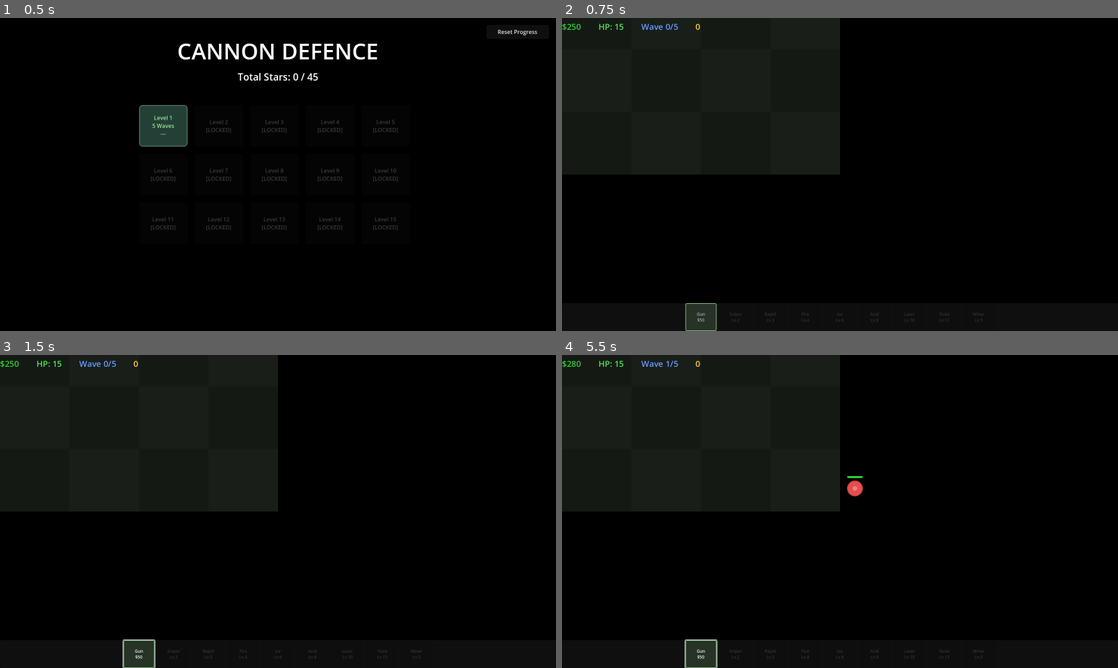
Above: before the commit, frames 1-4 (two rows, left to right).
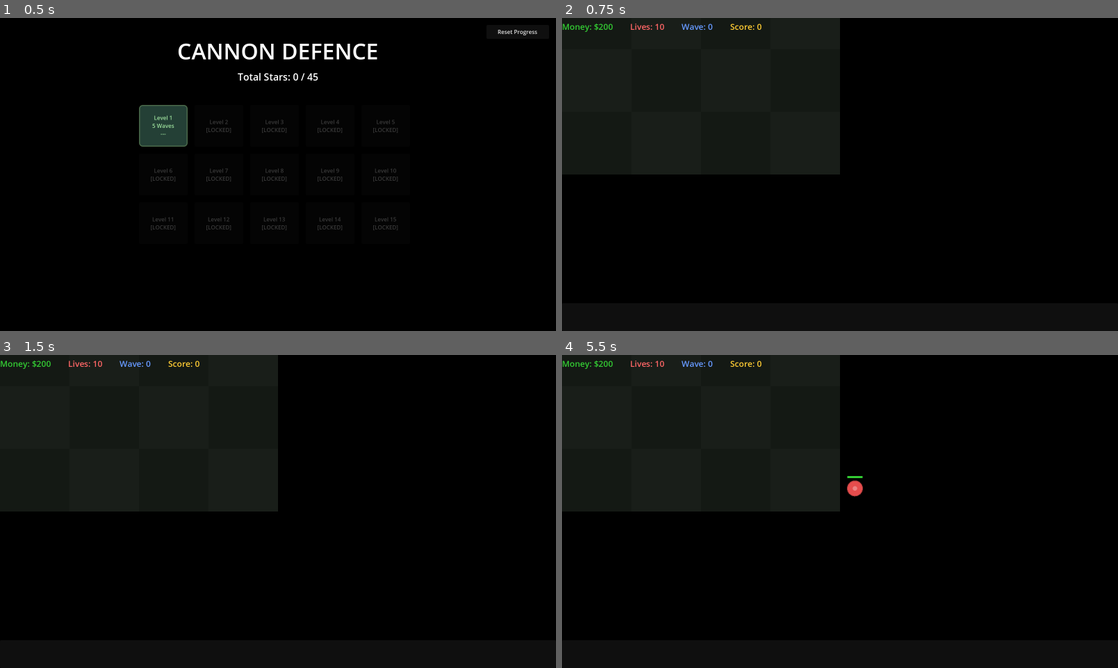
Above: after the commit, the same moments.

Repository: Krupnikas/cannonDefence
Game: Godot game, scene res://scenes/main_menu.tscn
The game is run twice, just before and just after one commit, with the same random seed, the same clock (stepped at 60 frames per second) and the same inputs.
Inputs (mouse positions are in pixels of both pictures, inside the frame that each line leads up to):
- Up to frame 1 (0.5 s): no input
- Up to frame 2 (0.75 s): click "Level 1 5 Waves ---" at 0.5 s
- Up to frame 3 (1.5 s): click (139, 655) at 1.25 s, where only the run before the commit has a clickable "Gun $50"
- Up to frame 4 (5.5 s): click (701, 655) at 2 s, where only the run before the commit has a clickable "Gun $50"; click (701, 655) at 2.75 s, where only the run before the commit has a clickable "Gun $50"; tap Enter at 3.5, 5 s; move the mouse to (962, 495) at 3.52 s; tap 1 at 3.6, 5.3 s; click (962, 495) at 3.67 s; tap 9 at 3.8, 4.35 s; tap Space at 4.25 s; move the mouse to (728, 527) at 4.27 s; click (728, 527) at 4.42 s; tap P at 4.55, 5.1 s; move the mouse to (895, 442) at 5.02 s; click (895, 442) at 5.17 s

Frame 1 is identical in both runs. In frame 2, 0.9% of the frame differs, in the area x 0-76%, y 1-100%; in frame 3, 0.9%; in frame 4, 0.9%.
Error after the commit: Parse Error: Cannot infer the type of "key" variable because the value doesn't have a set type. (res://scripts/hud.gd:31)

Commit message:
Add UI polish: keyboard shortcuts, pause menu, improved end panel
- Fix cannon button index bug when MINER is disabled (use metadata)
- Add keyboard shortcuts: 1-9 keys for cannon selection
- Add pause functionality: P or ESC key toggles pause
- Improve end panel: styled panel, star icons (★/☆), high score indicator
- Center all UI elements properly
- Unpause before scene transitions

Diff:
--- a/godot_version/scripts/hud.gd
+++ b/godot_version/scripts/hud.gd
@@ -9,11 +9,40 @@
 @onready var game_over_panel: Panel = $GameOverPanel
 
 
+@onready var pause_panel: Panel = $PausePanel
+
+var is_paused := false
+
+
 func _ready() -> void:
+	# Allow HUD to process when game is paused
+	process_mode = Node.PROCESS_MODE_ALWAYS
+
 	_connect_signals()
 	_setup_cannon_buttons()
 	_update_all_labels()
 	game_over_panel.visible = false
+	_setup_pause_panel()
+
+
+func _input(event: InputEvent) -> void:
+	# Cannon selection with number keys (1-9)
+	if event is InputEventKey and event.pressed and not event.echo:
+		var key := event.keycode
+		if key >= KEY_1 and key <= KEY_9:
+			var cannon_index := key - KEY_1  # 0-8
+			if cannon_index < GameData.CannonType.size():
+				# Skip MINER if disabled
+				if cannon_index == GameData.CannonType.MINER and not Settings.ENABLE_MINER_CANNON:
+					return
+				if GameData.is_cannon_unlocked(cannon_index):
+					GameData.selected_cannon_type = cannon_index
+					_update_button_selection()
+
+		# Pause with P or Escape
+		if key == KEY_P or key == KEY_ESCAPE:
+			if not game_over_panel.visible:
+				_toggle_pause()
 
 
 func _connect_signals() -> void:
@@ -36,6 +65,9 @@
 		var stats: Dictionary = GameData.CANNON_STATS[i]
 		var is_unlocked := GameData.is_cannon_unlocked(i)
 
+		# Store cannon type as metadata for proper tracking
+		button.set_meta("cannon_type", i)
+
 		if is_unlocked:
 			button.text = "%s\n$%d" % [stats.name, stats.cost]
 		else:
@@ -60,7 +92,8 @@
 func _update_button_selection() -> void:
 	for i in range(cannon_buttons.get_child_count()):
 		var button: Button = cannon_buttons.get_child(i)
-		if i == GameData.selected_cannon_type:
+		var cannon_type: int = button.get_meta("cannon_type")
+		if cannon_type == GameData.selected_cannon_type:
 			button.add_theme_stylebox_override("normal", _create_selected_style())
 			button.add_theme_stylebox_override("hover", _create_selected_style())
 		else:
@@ -114,14 +147,15 @@
 func _update_button_affordability() -> void:
 	for i in range(cannon_buttons.get_child_count()):
 		var button: Button = cannon_buttons.get_child(i)
-		var is_unlocked := GameData.is_cannon_unlocked(i)
+		var cannon_type: int = button.get_meta("cannon_type")
+		var is_unlocked := GameData.is_cannon_unlocked(cannon_type)
 
 		if not is_unlocked:
 			button.disabled = true
 			button.modulate = Color(0.4, 0.4, 0.4, 1.0)
 			continue
 
-		var stats: Dictionary = GameData.CANNON_STATS[i]
+		var stats: Dictionary = GameData.CANNON_STATS[cannon_type]
 		if GameData.money < stats.cost:
 			button.disabled = true
 			button.modulate = Color(0.6, 0.6, 0.6, 1.0)
@@ -155,59 +189,103 @@
 	for child in game_over_panel.get_children():
 		child.queue_free()
 
+	# Style the panel
+	var panel_style := StyleBoxFlat.new()
+	panel_style.bg_color = Color(0.08, 0.08, 0.12, 0.95)
+	panel_style.border_color = title_color.darkened(0.3)
+	panel_style.set_border_width_all(4)
+	panel_style.set_corner_radius_all(15)
+	game_over_panel.add_theme_stylebox_override("panel", panel_style)
+
+	# Center and size the panel
+	game_over_panel.anchors_preset = Control.PRESET_CENTER
+	game_over_panel.size = Vector2(400, 320)
+	game_over_panel.position = Vector2(
+		(GameData.VIEWPORT_WIDTH - 400) / 2,
+		(GameData.VIEWPORT_HEIGHT - 320) / 2
+	)
+
 	var vbox := VBoxContainer.new()
-	vbox.anchors_preset = Control.PRESET_CENTER
+	vbox.anchors_preset = Control.PRESET_FULL_RECT
 	vbox.alignment = BoxContainer.ALIGNMENT_CENTER
+	vbox.add_theme_constant_override("separation", 12)
 	game_over_panel.add_child(vbox)
 
+	# Spacer
+	var spacer := Control.new()
+	spacer.custom_minimum_size = Vector2(0, 15)
+	vbox.add_child(spacer)
+
 	# Title
-	var title_label := Label.new()
-	title_label.text = title
-	title_label.horizontal_alignment = HORIZONTAL_ALIGNMENT_CENTER
-	title_label.add_theme_font_size_override("font_size", 48)
-	title_label.add_theme_color_override("font_color", title_color)
-	vbox.add_child(title_label)
-
-	# Stars (if victory)
-	if stars > 0:
-		var stars_label := Label.new()
-		var star_text := ""
-		for i in range(3):
-			star_text += "*" if i < stars else "-"
-		stars_label.text = star_text
-		stars_label.horizontal_alignment = HORIZONTAL_ALIGNMENT_CENTER
-		stars_label.add_theme_font_size_override("font_size", 36)
-		stars_label.add_theme_color_override("font_color", Color.GOLD)
-		vbox.add_child(stars_label)
-
-	# Score
-	var score_label := Label.new()
-	score_label.text = "\nScore: %d" % GameData.score
-	score_label.horizontal_alignment = HORIZONTAL_ALIGNMENT_CENTER
-	score_label.add_theme_font_size_override("font_size", 24)
-	vbox.add_child(score_label)
+	var title_lbl := Label.new()
+	title_lbl.text = title
+	title_lbl.horizontal_alignment = HORIZONTAL_ALIGNMENT_CENTER
+	title_lbl.add_theme_font_size_override("font_size", 52)
+	title_lbl.add_theme_color_override("font_color", title_color)
+	vbox.add_child(title_lbl)
+
+	# Stars display (always show for victory, show empty for game over)
+	var stars_lbl := Label.new()
+	var star_text := ""
+	for i in range(3):
+		star_text += "★" if i < stars else "☆"
+	stars_lbl.text = star_text
+	stars_lbl.horizontal_alignment = HORIZONTAL_ALIGNMENT_CENTER
+	stars_lbl.add_theme_font_size_override("font_size", 42)
+	if stars >= 3:
+		stars_lbl.add_theme_color_override("font_color", Color.GOLD)
+	elif stars >= 2:
+		stars_lbl.add_theme_color_override("font_color", Color.SILVER)
+	elif stars >= 1:
+		stars_lbl.add_theme_color_override("font_color", Color(0.8, 0.5, 0.2))
+	else:
+		stars_lbl.add_theme_color_override("font_color", Color(0.4, 0.4, 0.4))
+	vbox.add_child(stars_lbl)
+
+	# Score with high score indicator
+	var score_lbl := Label.new()
+	var high_score := GameData.get_high_score(GameData.current_level)
+	var is_new_high := GameData.score > high_score
+	if is_new_high and stars > 0:
+		score_lbl.text = "Score: %d (NEW HIGH!)" % GameData.score
+		score_lbl.add_theme_color_override("font_color", Color.GOLD)
+	else:
+		score_lbl.text = "Score: %d" % GameData.score
+		score_lbl.add_theme_color_override("font_color", Color.WHITE)
+	score_lbl.horizontal_alignment = HORIZONTAL_ALIGNMENT_CENTER
+	score_lbl.add_theme_font_size_override("font_size", 26)
+	vbox.add_child(score_lbl)
 
 	# Wave info
-	var wave_label := Label.new()
-	wave_label.text = "Wave: %d / %d" % [GameData.wave, GameData.waves_to_win]
-	wave_label.horizontal_alignment = HORIZONTAL_ALIGNMENT_CENTER
-	wave_label.add_theme_font_size_override("font_size", 20)
-	vbox.add_child(wave_label)
+	var wave_lbl := Label.new()
+	wave_lbl.text = "Wave: %d / %d" % [GameData.wave, GameData.waves_to_win]
+	wave_lbl.horizontal_alignment = HORIZONTAL_ALIGNMENT_CENTER
+	wave_lbl.add_theme_font_size_override("font_size", 20)
+	wave_lbl.add_theme_color_override("font_color", Color(0.7, 0.7, 0.8))
+	vbox.add_child(wave_lbl)
+
+	# Spacer before buttons
+	var spacer2 := Control.new()
+	spacer2.custom_minimum_size = Vector2(0, 10)
+	vbox.add_child(spacer2)
 
 	# Buttons
 	var button_box := HBoxContainer.new()
 	button_box.alignment = BoxContainer.ALIGNMENT_CENTER
+	button_box.add_theme_constant_override("separation", 20)
 	vbox.add_child(button_box)
 
 	var retry_btn := Button.new()
 	retry_btn.text = "Retry"
-	retry_btn.custom_minimum_size = Vector2(100, 40)
+	retry_btn.custom_minimum_size = Vector2(120, 45)
+	retry_btn.add_theme_font_size_override("font_size", 18)
 	retry_btn.pressed.connect(_restart_game)
 	button_box.add_child(retry_btn)
 
 	var menu_btn := Button.new()
 	menu_btn.text = "Menu"
-	menu_btn.custom_minimum_size = Vector2(100, 40)
+	menu_btn.custom_minimum_size = Vector2(120, 45)
+	menu_btn.add_theme_font_size_override("font_size", 18)
 	menu_btn.pressed.connect(_go_to_menu)
 	button_box.add_child(menu_btn)
 
@@ -217,9 +295,72 @@
 
 
 func _restart_game() -> void:
+	get_tree().paused = false
 	GameData.reset_game()
 	get_tree().reload_current_scene()
 
 
 func _go_to_menu() -> void:
+	get_tree().paused = false
 	get_tree().change_scene_to_file("res://scenes/main_menu.tscn")
+
+
+func _setup_pause_panel() -> void:
+	if not has_node("PausePanel"):
+		# Create pause panel dynamically
+		var panel := Panel.new()
+		panel.name = "PausePanel"
+		panel.visible = false
+		panel.anchors_preset = Control.PRESET_CENTER
+		panel.size = Vector2(300, 200)
+		panel.position = Vector2(-150, -100)
+		add_child(panel)
+		pause_panel = panel
+
+		var style := StyleBoxFlat.new()
+		style.bg_color = Color(0.1, 0.1, 0.15, 0.95)
+		style.border_color = Color(0.4, 0.4, 0.5)
+		style.set_border_width_all(3)
+		style.set_corner_radius_all(10)
+		panel.add_theme_stylebox_override("panel", style)
+
+		var vbox := VBoxContainer.new()
+		vbox.anchors_preset = Control.PRESET_FULL_RECT
+		vbox.add_theme_constant_override("separation", 15)
+		panel.add_child(vbox)
+
+		var spacer := Control.new()
+		spacer.custom_minimum_size = Vector2(0, 20)
+		vbox.add_child(spacer)
+
+		var title := Label.new()
+		title.text = "PAUSED"
+		title.horizontal_alignment = HORIZONTAL_ALIGNMENT_CENTER
+		title.add_theme_font_size_override("font_size", 36)
+		title.add_theme_color_override("font_color", Color.WHITE)
+		vbox.add_child(title)
+
+		var resume_btn := Button.new()
+		resume_btn.text = "Resume (P)"
+		resume_btn.custom_minimum_size = Vector2(200, 40)
+		resume_btn.pressed.connect(_toggle_pause)
+		vbox.add_child(resume_btn)
+
+		var menu_btn := Button.new()
+		menu_btn.text = "Main Menu"
+		menu_btn.custom_minimum_size = Vector2(200, 40)
+		menu_btn.pressed.connect(_go_to_menu)
+		vbox.add_child(menu_btn)
+
+		# Center the vbox content
+		for child in vbox.get_children():
+			if child is Control:
+				child.size_flags_horizontal = Control.SIZE_SHRINK_CENTER
+	else:
+		pause_panel.visible = false
+
+
+func _toggle_pause() -> void:
+	is_paused = not is_paused
+	get_tree().paused = is_paused
+	pause_panel.visible = is_paused
